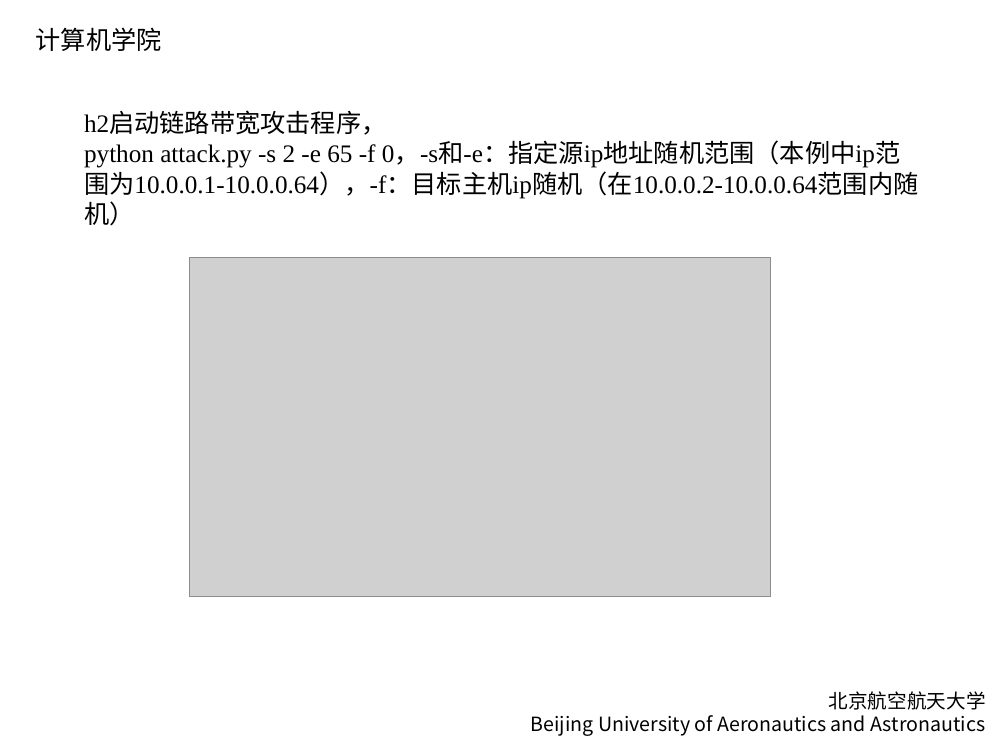
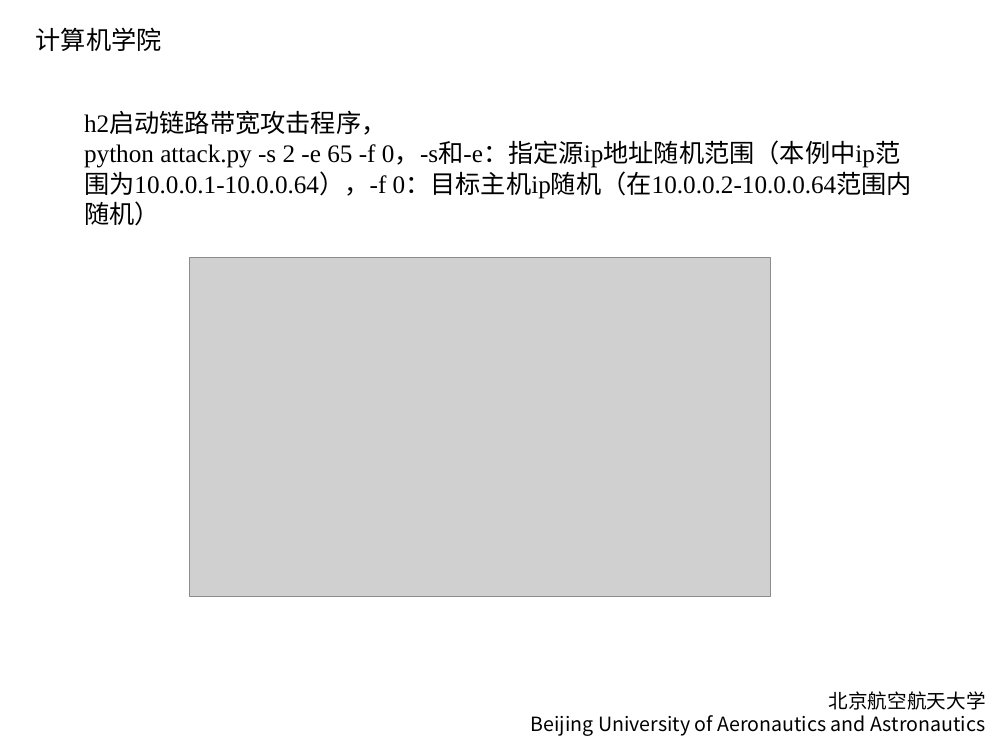
Before and after one commit to DO-MINATOR/buaa, a slide deck: slide 14 of 高等计网/大作业/《基于SDN的DDoS攻击防御实现》中期.pptx. Drawn at 1008x756 pixels with LibreOffice and Linux fonts; fonts in the diff are those of the drawing; grey boxes stand for pictures. Boxes give left, top, right and bottom in pixels: in the first picture for what was removed or moved away, otherwise in the second. Text is boxed around its words. In the diff, an @@ line names an element or a change of style, - is before the commit and + after.

```diff
--- a/高等计网/大作业/《基于SDN的DDoS攻击防御实现》中期.pptx
+++ b/高等计网/大作业/《基于SDN的DDoS攻击防御实现》中期.pptx
@@ text at box(84, 142, 912, 199): text changed @@
-python attack.py -s 2 -e 65 -f 0，-s和-e：指定源ip地址随机范围（本例中ip范围为10.0.0.1-10.0.0.64），-f：目标主机ip随机（在10.0.0.2-10.0.0.64范围内随机）
+python attack.py -s 2 -e 65 -f 0，-s和-e：指定源ip地址随机范围（本例中ip范围为10.0.0.1-10.0.0.64），-f 0：目标主机ip随机（在10.0.0.2-10.0.0.64范围内随机）
```
Also in this commit, not shown: 4 other slides changed, 3 slides added, 1 slide removed, 11 other files.
